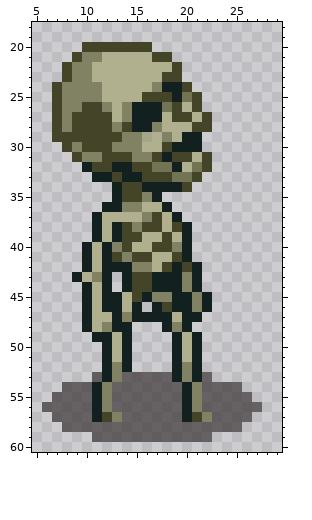
Pixel-art sprite, stored at pngs_giant_32x64/mon_skeleton.png. The picture above is the old version.
The file is 32x64 pixels. Colours within 5 levels of each other are drawn and written as one. Shown: x 5..29, y 18..60. The old version is drawn lined up with the new one.
The same view after the edit:
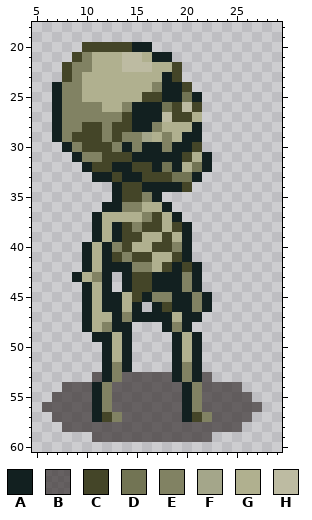
Palette (. is transparent): A #122020  B #332b2baa  C #444528  D #727454  E #818263  F #a4a68a  G #b0b08f  H #bdbba2
Change:
{"change": "whole drawing moved by +0,-2 (the old picture is shown already moved)"}
{"y":20,"x":15,"old":"CC","new":"AA"}
{"y":21,"x":11,"old":"E","new":"G"}
{"y":21,"x":14,"old":"GG","new":"HH"}
{"y":21,"x":17,"old":"CC","new":"AA"}
{"y":22,"x":14,"old":"GGG","new":"HHH"}
{"y":23,"x":10,"old":"E","new":"G"}
{"y":23,"x":18,"old":"C","new":"A"}
{"y":24,"x":7,"old":"C","new":"A"}
{"y":24,"x":10,"old":"EE","new":"GG"}
{"y":25,"x":7,"old":"C","new":"A"}
{"y":25,"x":10,"old":"EE","new":"GG"}
{"y":25,"x":18,"old":"C","new":"A"}
{"y":25,"x":21,"old":"C","new":"A"}
{"y":26,"x":7,"old":"C","new":"A"}
{"y":26,"x":10,"old":"CCE","new":"EEG"}
{"y":26,"x":20,"old":"G","new":"H"}
{"y":27,"x":7,"old":"C","new":"A"}
{"y":27,"x":9,"old":"CCCCGE","new":"EEEEEC"}
{"y":27,"x":18,"old":"G","new":"H"}
{"y":27,"x":22,"old":"C","new":"."}
{"y":28,"x":7,"old":"C","new":"A"}
{"y":28,"x":9,"old":"C","new":"E"}
{"y":28,"x":12,"old":"CE","new":"EC"}
{"y":28,"x":21,"old":"CC","new":"A."}
{"y":29,"x":7,"old":"CC","new":"AE"}
{"y":29,"x":12,"old":"C","new":"E"}
{"y":30,"x":8,"old":"C","new":"A"}
{"y":30,"x":14,"old":"E","new":"A"}
{"y":30,"x":16,"old":"GGC","new":"AAE"}
{"y":30,"x":21,"old":"A","new":"C"}
{"y":31,"x":9,"old":"C","new":"A"}
{"y":31,"x":15,"old":"EEC","new":"AAA"}
{"y":31,"x":19,"old":"C","new":"A"}
{"y":31,"x":22,"old":"C","new":"A"}
{"y":32,"x":17,"old":"D","new":"A"}
{"y":32,"x":22,"old":"C","new":"A"}
{"y":33,"x":21,"old":"C","new":"A"}
{"label":"changed","picture_box":[52,42,212,182]}
